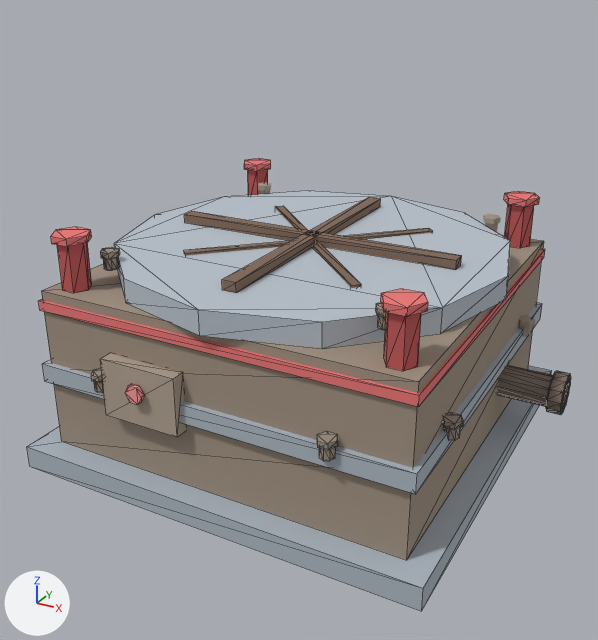
The glTF model buildings/sink/models/sink_flat.glb, before and after one commit.
The view is the same before and after, from a 50 mm lens placed at (1.58, -3.0, 2.02), pointed at (0.02, -0.15, 0.6). The axes (+X, +Y, +Z) are drawn at lower left. The lights are the same throughout. The older version comes first. Mesh edges are drawn as thin lines on the coarser meshes. Where no turn or scale is listed for an object, it has been applied to the vertices. Vertices at exactly the same position are counted once.

The older version as bpy lines, for what is in view:
```python
me_box_006 = bpy.data.meshes.new('Box.006')
me_box_006.from_pydata(...)  # 8 vertices, 12 faces; spans x -0.403..0.403, y -0.403..0.403, z 0.0..0.03
me_box_006.materials.append(mat_boxmat_003)  # brown #806758
me_cone = bpy.data.meshes.new('Cone')
me_cone.from_pydata(...)  # a 10-sided cut cone along z (radius 0.2 at the low end, 0.65 at the high end) spanning x -0.65..0.65, y -0.618..0.618, z -0.5..0.0
me_cone.materials.append(mat_conemat)  # red #c35a5a
me_cylinder_004 = bpy.data.meshes.new('Cylinder.004')
me_cylinder_004.from_pydata(...)  # a 12-sided cylinder along z spanning x -0.85..0.85, y -0.85..0.85, z 0.0..0.1
me_cylinder_004.materials.append(mat_cylindermat)  # light grey #b8c1cb
ob_funnel = bpy.data.objects.new('Funnel', me_cone)
ob_funnel.location = (0.0, 0.0, 0.82)
ob_gratediag_0 = bpy.data.objects.new('GrateDiag_0', me_box_006)
ob_gratediag_0.location = (0.0, 0.0, 0.88)
ob_hopperrim = bpy.data.objects.new('HopperRim', me_cylinder_004)
ob_hopperrim.location = (0.0, 0.006, 0.8)
# also in view: 'CornerPost_2' at (0.7, 0.7, 0.9); 'CornerPost_0' at (-0.7, -0.7, 0.9); 'GrateBar_0' at (0.0, 0.0, 0.92); 'DrainPipe' at (0.9, 0.3, 0.3); 'GrateBar_1' at (0.0, 0.0, 0.92)
```
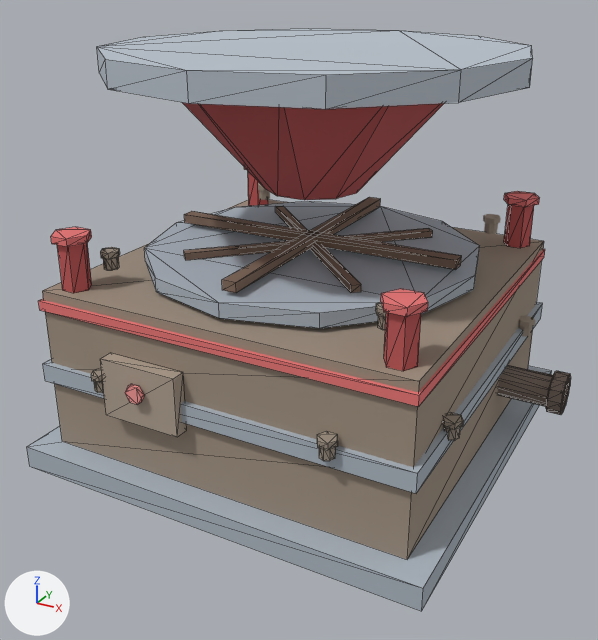
The newer file is also rescaled (x0.5) as a whole; pictures and numbers use the older file's frame.

Location of each change, [x1, y1, x2, y2] in pixels of the pictures (598 x 640 px):
'HopperRim', moved
    before: [114, 191, 510, 349]
    after: [97, 29, 533, 109]
'Funnel', moved (not visible before)
    after: [182, 102, 444, 200]
'HopperInner', unchanged, uncovered by the edit
    after: [144, 201, 479, 328]

The change, as a diff of the scene's bpy script:
```diff
--- a/buildings/sink/models/sink_flat.glb.py
+++ b/buildings/sink/models/sink_flat.glb.py
@@ me_cone @@
 # used by ob_funnel; location = (0.0, 0.0, 0.82)
-me_cone.from_pydata(...)  # 20 vertices, 36 faces; spans x -0.65..0.65, y -0.618..0.618, z -0.5..0.0
+me_cone.from_pydata(...)  # 20 vertices, 36 faces; spans x -0.65..0.65, y -0.618..0.618, z 0.32..0.82
+# me_cone part 1: the whole mesh is moved by (0.0, 0.0, 0.82)
 me_cone.materials.append(mat_conemat)
@@ me_cylinder_004 @@
 # used by ob_hopperrim; location = (0.0, 0.006, 0.8)
-me_cylinder_004.from_pydata(...)  # 24 vertices, 44 faces; spans x -0.85..0.85, y -0.85..0.85, z 0.0..0.1
+me_cylinder_004.from_pydata(...)  # 24 vertices, 44 faces; spans x -0.85..0.85, y -0.84..0.86, z 0.8..0.9
+# me_cylinder_004 part 2: the whole mesh is moved by (0.0, 0.01, 0.8)
 me_cylinder_004.materials.append(mat_cylindermat)
```
